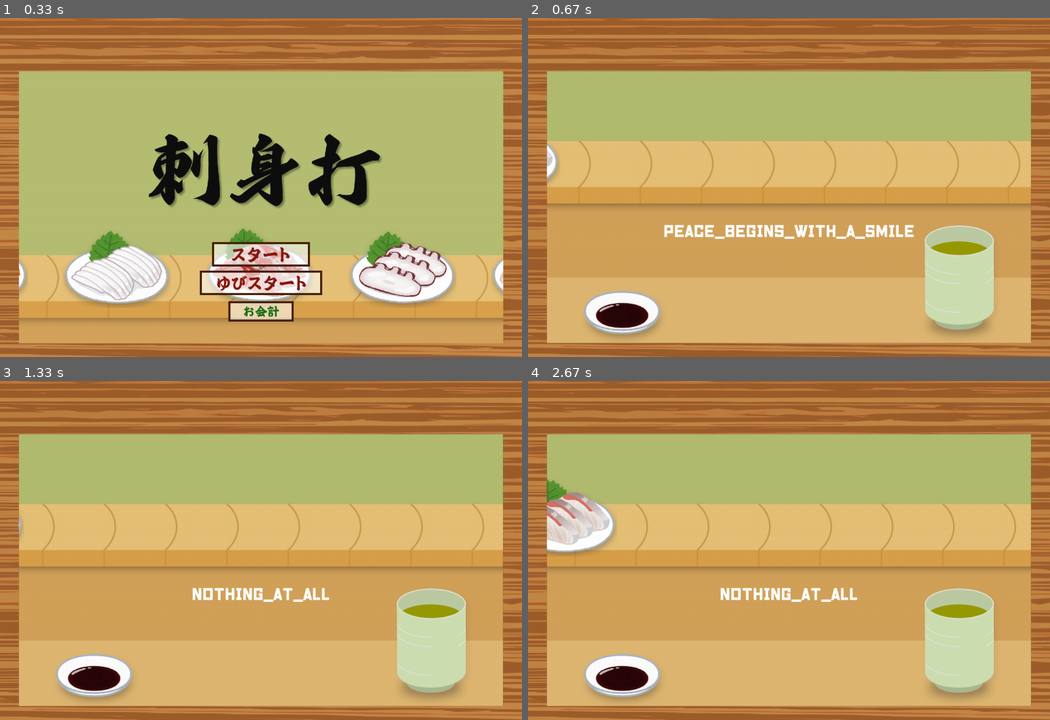
Above: before the commit, frames 1-4 (two rows, left to right).
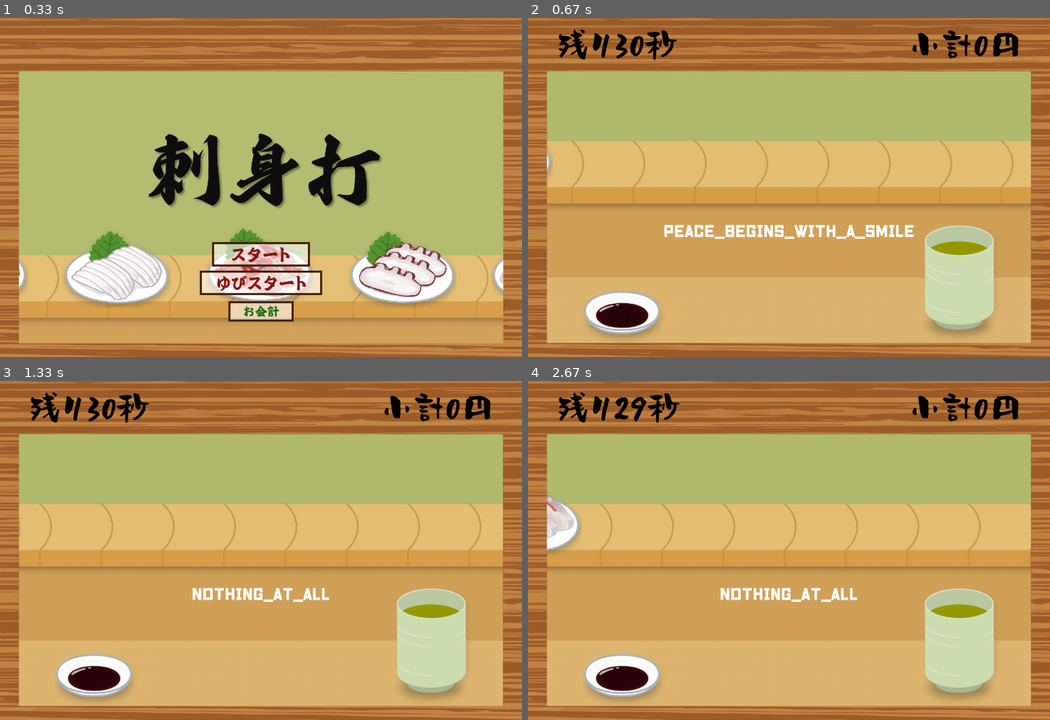
Above: after the commit, the same moments.

Repository: medamawa/yubi-key
Game: pygame game, started from sashimida.py
The game is run twice, just before and just after one commit, with the same random seed, the same clock (stepped at 60 frames per second) and the same inputs.
Inputs (mouse positions are in pixels of both pictures, inside the frame that each line leads up to):
- Up to frame 1 (0.33 s): no input
- Up to frame 2 (0.67 s): click "スタート" at 0.38 s
- Up to frame 3 (1.33 s): hold Esc 0.67-1.13 s; move the mouse to (261, 574) at 0.7 s; click "スタート" at 1.22 s
- Up to frame 4 (2.67 s): tap Space at 1.5 s

Frame 1 is identical in both runs. In frame 2, 2.3% of the frame differs, in the area x 3-95%, y 3-50%; in frame 3, 2.2%; in frame 4, 3.9%, in the area x 3-97%, y 3-52%.

Commit message:
time and score

Diff:
--- a/config.py
+++ b/config.py
@@ -27,8 +27,11 @@
 # sashimida
 
 TITLE = "sashimida"
-RAIL_SPEED = 2
+RAIL_SPEED = 1
+PLAY_TIME = 30
 
+HEADER_FONT_FILE = "./srcs/Shokakiutage.ttf"
+HEADER_FONT_SIZE = 80
 TYPED_COLOR = (238, 120, 0)
 REMAINING_COLOR = (255, 255, 255)
 
--- a/game.py
+++ b/game.py
@@ -2,6 +2,7 @@
 from pygame.locals import *
 import sys
 import random
+import time
 
 import config
 import pygame_utils as pu
@@ -42,6 +43,9 @@
     return background, rail, frame, sashimi_list
 
 def main(SURFACE, font):
+    # font
+    header_font = pygame.font.Font(config.HEADER_FONT_FILE, config.HEADER_FONT_SIZE)
+
     # images
     background, rail, frame, sashimi_list = load_images()
     sashimi = random.choice(sashimi_list)
@@ -59,6 +63,12 @@
     questions_list = read_file_lines("./srcs/questions.txt")
     question_init_flag = True
     question = None
+
+    # time
+    start_time = time.time()
+
+    # score
+    score = 0
 
     while True:
         SURFACE.blit(background, (45, 130))
@@ -92,17 +102,20 @@
             if event.type == KEYDOWN:
                 # ESCキーならtitleに戻る
                 if event.key == K_ESCAPE:
-                    return
+                    return -1
                 else:
                     if pu.get_key_input(pygame, event) == question[typed_num]:
                         sound_typing_good.play()
+                        score += 10
                         typed_num += 1
                     elif not pygame.key.get_mods() & KMOD_SHIFT:
                         sounf_typing_bad.play()
                     if typed_num == len(question):
                         sound_get_sashimi.play()
+                        score += 50
                         question_init_flag = True
 
+        # text rendering
         typed_text = question[:typed_num]
         remaining_text = question[typed_num:]
         typed_surface = font.render(typed_text, True, config.TYPED_COLOR)
@@ -110,7 +123,7 @@
         SURFACE.blit(typed_surface, [question_pos_x, question_pos_y])
         SURFACE.blit(remaining_surface, [question_pos_x + typed_surface.get_width(), question_pos_y])
 
-        # sashimi
+        # sashimi surface
         sashimi_x += config.RAIL_SPEED
         if sashimi_x > 45 + rail_width + 10 or question_init_flag:
             question_init_flag = True
@@ -121,6 +134,19 @@
             sashimi_x = 45 - sashimi_width
         SURFACE.blit(sashimi, (sashimi_x, 230))
 
+        # frame rendering
+        SURFACE.blit(frame, (0, 0))
+
+        # remaining time
+        remaining_time = config.PLAY_TIME - int(time.time() - start_time)
+        if remaining_time <= 0:
+            return score
+        remaining_time_text = header_font.render(f"残り{remaining_time:02}秒", True, config.BLACK)
+        SURFACE.blit(remaining_time_text, [70, 25])
+
+        # score
+        score_text = header_font.render(f"小計{score}円", True, config.BLACK)
+        SURFACE.blit(score_text, [config.WINDOW_WIDTH - score_text.get_width() - 70, 25])
+
         # refresh window
-        SURFACE.blit(frame, (0, 0))
         pygame.display.update()
--- a/game_yubi.py
+++ b/game_yubi.py
@@ -72,8 +72,8 @@
 
 def put_camera_frame(SURFACE, frame):
     pygame_frame = pu.convert_opencv_img_to_pygame(frame)
-    pygame_frame = pu.resize_by_ratio(pygame_frame, 0.18)
-    SURFACE.blit(pygame_frame, (120, 155))
+    pygame_frame = pu.resize_by_ratio(pygame_frame, 0.30)
+    SURFACE.blit(pygame_frame, (100, 155))
 
 def read_file_lines(file_path):
     lines = []
@@ -120,9 +120,6 @@
     return background, rail, frame, sashimi_list, left_hands_list, right_hands_list
 
 def main(SURFACE, font):
-    # pygame setup
-    sub_font = pygame.font.Font(config.FONT_FILE, config.SUB_FONT_SIZE)
-
     # images
     background, rail, frame, sashimi_list, left_hands_list, right_hands_list = load_images()
     sashimi = random.choice(sashimi_list)
@@ -163,6 +160,9 @@
         ret, cam_frame = cap.read()
         if not ret:
             break
+
+		# extract ROI
+        cam_frame = cam_frame[300:, :]
 
         # convert to gray
         gray = cv2.cvtColor(cam_frame, cv2.COLOR_BGR2GRAY)
@@ -234,6 +234,8 @@
 
 		# when yubi_key entered
         if not state_list[4] and markers_info[4]["state_history"][0] and not markers_info[1]["state_history"][0]:
+            if selecting == " " or selecting == "." or selecting == "\n":
+                selecting = "_"
             if selecting == question[typed_num]:
                 sound_typing_good.play()
                 typed_num += 1
@@ -243,7 +245,7 @@
                 sound_get_sashimi.play()
                 question_init_flag = True
 
-		# input handling
+		# text rendering
         typed_text = question[:typed_num]
         remaining_text = question[typed_num:]
         typed_surface = font.render(typed_text, True, config.TYPED_COLOR)
--- a/marker_utils.py
+++ b/marker_utils.py
@@ -16,13 +16,13 @@
 
     return markers_info
 
-def get_marker_state(state, y_history, center_y, size, id, threshold=0.5):
+def get_marker_state(state, y_history, center_y, size, id, threshold=1):
     # 比較対象のフレームがない場合はそのまま返す
     if y_history[0] is None:
         return state
 
-    # if id == 0 or id == 1 or id == 4 or id == 5 or id == 8 or id == 9:
-    #     threshold *= 0.5
+    if id == 0 or id == 1 or id == 4 or id == 5 or id == 8 or id == 9:
+        threshold *= 0.4
 
     if y_history[0] - size * threshold > center_y:
         return True
--- a/sashimida.py
+++ b/sashimida.py
@@ -13,14 +13,15 @@
     SURFACE = pygame.display.set_mode(config.WINDOW_SIZE)
     pygame.display.set_caption(config.TITLE)
     font = pygame.font.Font(config.FONT_FILE, config.FONT_SIZE)
+    score = 0
 
     # main loop
     while True:
         mode = title.main(SURFACE)
         if mode == 1:
-            game.main(SURFACE, font)
+            score = game.main(SURFACE, font)
         elif mode == 2:
-            game_yubi.main(SURFACE, font)
+            score = game_yubi.main(SURFACE, font)
 
 if __name__ == '__main__':
     main()
Binary file added: srcs/Shokakiutage.ttf
